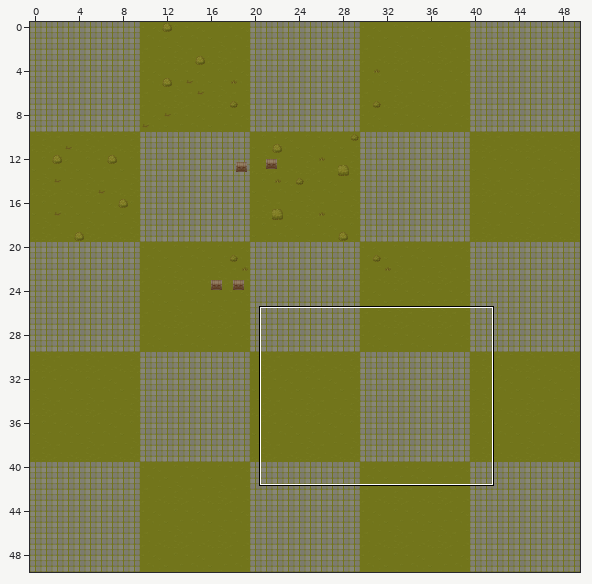
Tiled map (JSON), stored at PixiJS/assets/tilemaps/TreasureHunter2D.tmj. The first picture is a wide view before the edit; the outline marks the close-up.
Close-up. The starting point:
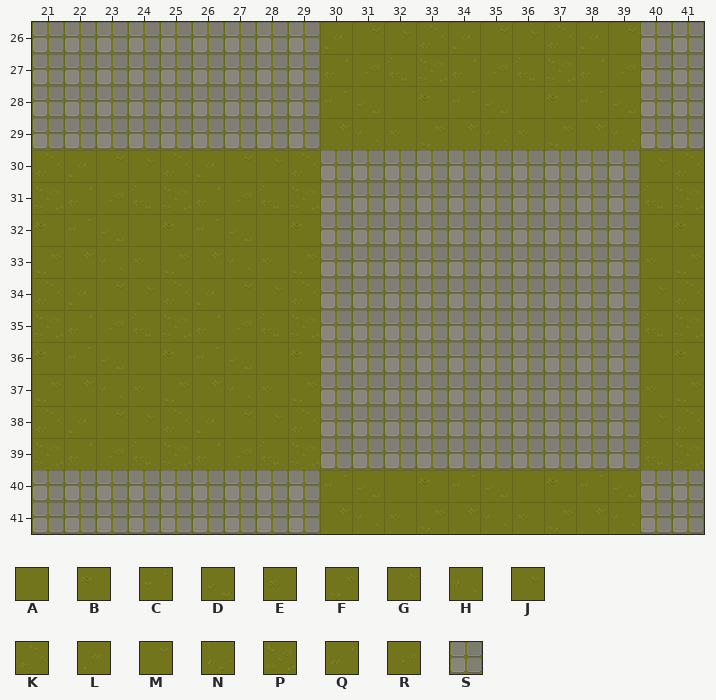
Cells are 32x32 px. Shown: x 21..41, y 26..41. The commit also changed other parts of the map, which this record leaves out.
Key: from "GrassTileset": A 0, B 1, C 2, D 3, E 8, F 9, G 10, H 11, J 16, K 17, L 18, M 19, N 24, P 25, Q 26, R 27, S 32.
_ is an empty cell, # one hidden under a higher layer.
Objects are placed by their top-left corner, in cells (3,4 is the top-left corner of cell 3,4); size is 1x1 cell unless given.
Layers that did not change in this view are not listed.
Layer "GroundLayer" before, first column x 21:
26 SSSSSSSSSLMJKLMJKLMSS
27 SSSSSSSSSQRNPQRNPQRSS
28 SSSSSSSSSCDABCDABCDSS
29 SSSSSSSSSGHEFGHEFGHSS
30 KLMJKLMJKSSSSSSSSSSJK
31 PQRNPQRNPSSSSSSSSSSNP
32 BCDABCDABSSSSSSSSSSAB
33 FGHEFGHEFSSSSSSSSSSEF
34 KLMJKLMJKSSSSSSSSSSJK
35 PQRNPQRNPSSSSSSSSSSNP
36 BCDABCDABSSSSSSSSSSAB
37 FGHEFGHEFSSSSSSSSSSEF
38 KLMJKLMJKSSSSSSSSSSJK
39 PQRNPQRNPSSSSSSSSSSNP
40 SSSSSSSSSCDABCDABCDSS
41 SSSSSSSSSGHEFGHEFGHSS
The same view after the edit:
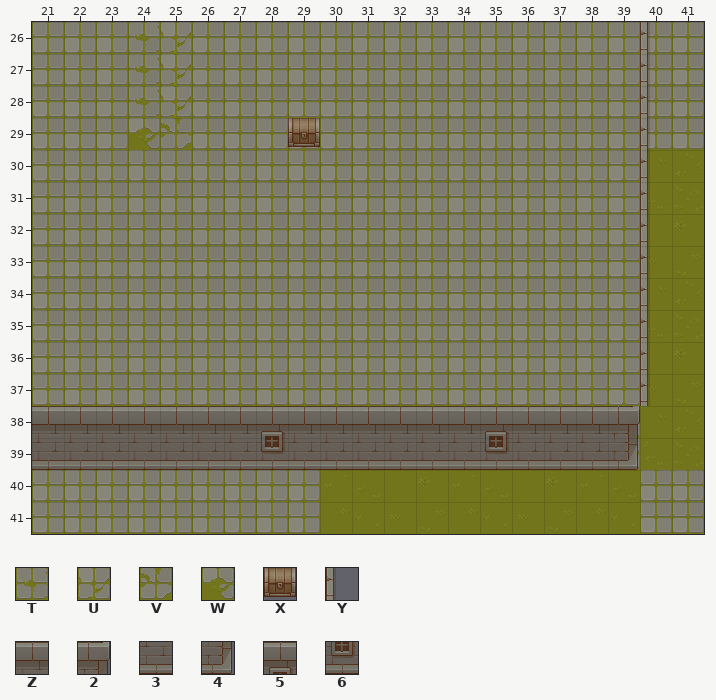
Further tiles: from "GrassTileset": T 40, U 41, V 49, W 57; from "ObjectsTileset": X 19; from "WallTileset": Y 25, Z 50, 2 51, 3 66, 4 67, 5 102, 6 118.
Tiles of an added or newly shown layer are drawn over the layers below it.
The exact change:
Changed rows in their new state; . is an unchanged cell.
Layer "GroundLayer":
first column x 21:
26 ...TU....SSSSSSSSSS
27 ...TU....SSSSSSSSSS
28 ...TU....SSSSSSSSSS
29 ...WV....SSSSSSSSSS
30 SSSSSSSSS..........
31 SSSSSSSSS..........
32 SSSSSSSSS..........
33 SSSSSSSSS..........
34 SSSSSSSSS..........
35 SSSSSSSSS..........
36 SSSSSSSSS..........
37 SSSSSSSSS..........
38 SSSSSSSSS..........
39 #########..........
Layer "ObjectLayer":
added: X at 29,29
Layer "Walls" (added):
first column x 21:
26 ...................Y
27 ...................Y
28 ...................Y
29 ...................Y
30 ...................Y
31 ...................Y
32 ...................Y
33 ...................Y
34 ...................Y
35 ...................Y
36 ...................Y
37 ...................Y
38 ZZZZZZZ5ZZZZZZ5ZZZ2.
39 3333333633333363334.
